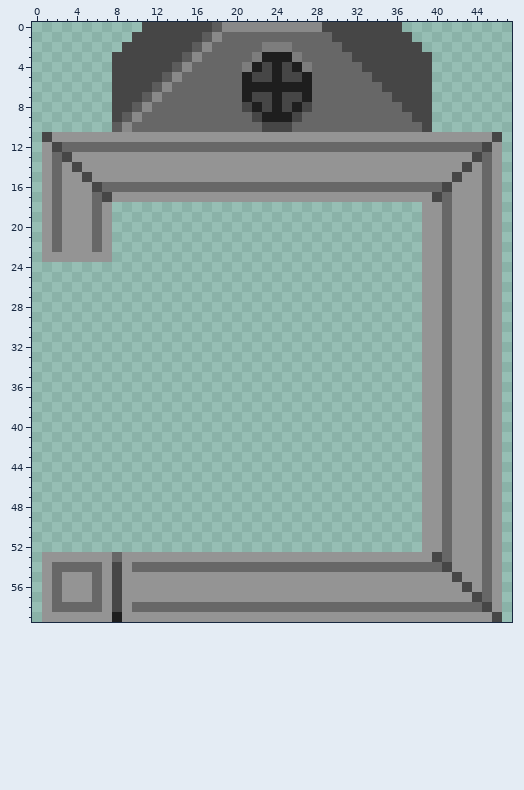
Edited in one commit: pixel-art sprite (assets/gfx/lift.png). The picture above is the old version.
The file is 48x60 pixels. Colours within 5 levels of each other are drawn and written as one.
The result:
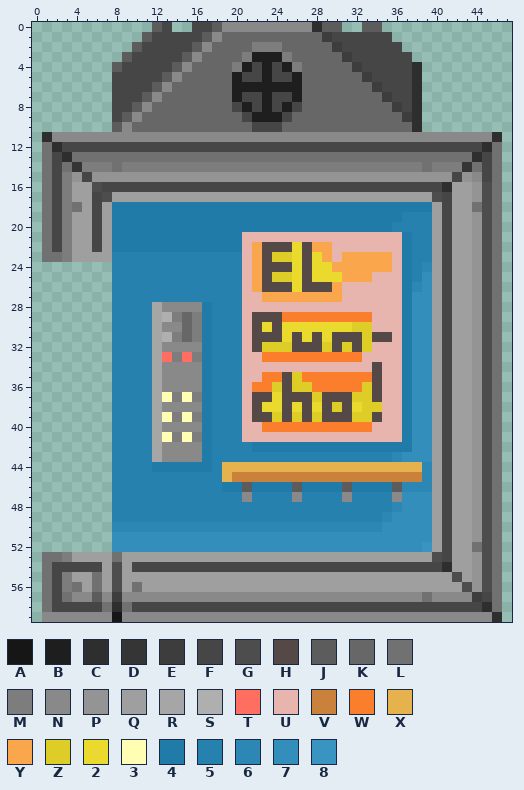
Palette (. is transparent): A #161616  B #1e1e1e  C #2f2e2e  D #363535  E #3d3d3d  F #464646  G #4d4d4d  H #554948  J #5c5c5c  K #676767  L #717171  M #7d7d7d  N #898989  P #949494  Q #9f9f9f  R #a6a6a6  S #afafaf  T #ff6e61  U #e8b5ae  V #ca813b  W #fa7e2b  X #e5b24e  Y #faa64c  Z #ddcd26  2 #eada2e  3 #fffeb3  4 #207ba9  5 #2681af  6 #2c87b5  7 #338ebc  8 #3994c2
What changed:
Changed rows in their new state; - is an unchanged pixel.
first column x 1:
 0 ----------.J-..------------CJJ..JJ..----------
 1 ---------.J-----------------E------..---------
 2 --------.J-----------M--K----E------..--------
 3 -------.J-----------MB--MK----E------..-------
 4 -------J-----------MBFBFBMK----E-----C.-------
 5 -------------------BF-BF-BK-----E----C.-------
 6 -------------------B------K------E---C.-------
 7 -------------------BF-BF-BK-------E--C.-------
 8 -------------------FBFBFBFK--------E-C.-------
 9 --------------------FB--FK----------EC.-------
10 ---------------------F--K------------C.-------
11 CNNNNNNNNNNNNNNNNNNNNNNNNNNNNNNNNNNNNNNNNNNNNC
12 LCFFFFFFFFFFFFFFFFFFFFFFFFFFFFFFFFFFFFFFFFFFCL
13 LFCLLLLLLLLLLLLLLLLLLLLLLLLLLLLLLLLLLLLLLLLCFL
14 LFLDMMMLMMMMMMMMMMMMMMMMMMMMMMMMMMMMMMLMMMDLFL
15 LFM----------------------------------------NFL
16 LFMQQGFFFFFFFFFFFFFFFFFFFFFFFFFFFFFFFFFFCQQ-GL
17 LFMQQFGQQQQQQQQQQQQQQQQQQQQQQQQQQQQQQQQGFQQ-GL
18 LFMLQFQ44444444444444444444444444444444QFQQLGL
19 LFMQQFQ44444444444444444444444444444555QFQQ-GL
20 LFMQQFQ44444444444444444444444444445555QFQQ-GL
21 LFMQQFQ4444444444444UUUUUUUUUUUUUUUU455QFQQ-GL
22 LFMQQFQ4444444444444UYHHH2HYYUUUUUUU455QFQQ-GL
23 LLMQQQQ5555555555555UYHZZ2H2YUYYYYYU455QFQQ-GL
24 -------5555555555555UYHHH2H22YYYYYYU456QFQQ-GL
25 -------5555555555555UYHZZ2H222YYYUUU457QFQQ-GL
26 -------5555555555555UYHHH2HHHYUUUUUU467QFQQ-GL
27 -------5555555555555UUYYYYYYYYUUUUUU477QFQQ-GL
28 -------5555RNNNN4555UUUUUUUUUUUUUUUU477QFQQ-GL
29 -------5555RSMKM4555UHHHWWWWWWWWWUUU477QFQQ-GL
30 -------5555RNNKM4555UH2H2222222ZZUUU477QFQQ-GL
31 -------5555RSMKM4555UHHH2H2H2HHHZHHU477QFQQ-GL
32 -------5555RNNNN4555UHZZZHHHZHZHZUUU477QFQQ-GL
33 -------5555RTMTM4555UUWWWWWWWWWWUUUU477QFQQ-GL
34 -------5555RNNNN4555UUUUUUUUUUUUUHUU477QFQQ-GL
35 -------5555RNNNN4555UUWWHZWWWWWWWHUU477QFQQ-GL
36 -------5555RNNNN4555UWWZHZZWWWWWZHUU477QFQQ-GL
37 -------5555R3M3M4555UHH2HHHZHHHZZHUU477QFQQ-GL
38 -------5555RNNNN4555UH22H2H2HZH2ZZUU477QFQQ-GL
39 -------5555R3M3M4555UHHZHZHZHHHZZHUU477QFQQ-GL
40 -------5555RNNNN4555UUWWWWWWWWWWWUUU477QFQQ-GL
41 -------5555R3M3M4555UUUUUUUUUUUUUUUU477QFQQ-GL
42 -------5555RNNNN45555444444444444444477QFQQ-GL
43 -------5555RNNNN45555555555555555556777QFQQ-GL
44 -------55554444445XXXXXXXXXXXXXXXXXXXX6QFQQ-GL
45 -------55555555555XVVVVVVVVVVVVVVVVVVV6QFQQ-GL
46 -------5555555555544J4444J4444J4444J666QFQQ-GL
47 -------5555555555555N5555N5555N5555N777QFQQ-GL
48 -------55555555555555555555555555556777QFQQ-GL
49 -------55555555555555555555555555567777QFQQ-GL
50 -------66666666666666666666666666677777QFQQ-GL
51 -------77777777777777777777777777777777QFQQ-GL
52 -------77777777777777777777777777777778QFQQLGL
53 LLMQQQQLQQQQQQQQQQQQQQQQQQQQQQQQQQQQQQQGFQQ-GL
54 LFFFFFQGQFFFFFFFFFFFFFFFFFFFFFFFFFFFFFFFCQQ-GL
55 LFMQQLQGQQQQQQQQQQQQQQQQQQQQQQQQQQQQQQQQQGQ-GL
56 LFMLQLQGQLQQQQQQQQQQQQQQQQQQQQQQQQQQQQQQQQG-GL
57 LFLNNJNENNNNNNNNNNNNNNNNNNNNNNNNNNNNNNLNNNNEFL
58 LFFFFFLCLFFFFFFFFFFFFFFFFFFFFFFFFFFFFFFFFFFFCL
59 NNNNNNNANNNNNNNNNNNNNNNNNNNNNNNNNNNNNNNNNNNNNC
Changed places in both pictures, as pixel boxes (x1, y1, x2, y2):
changed: (42, 22, 502, 622)
